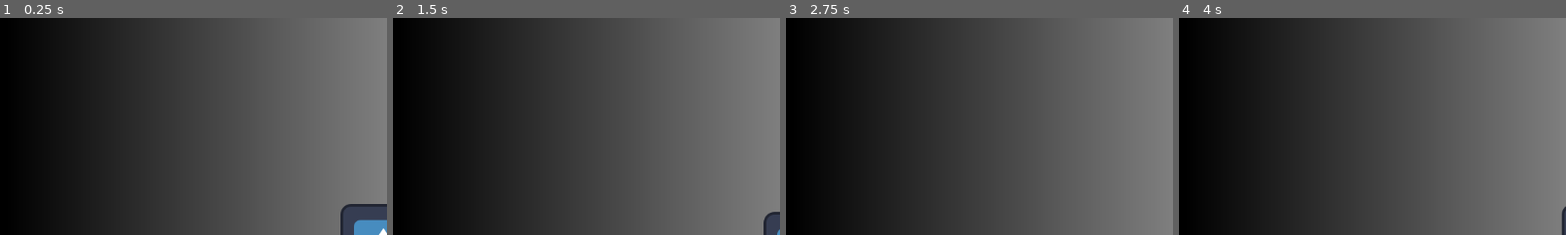
Above: before the commit, frames 1-4 (left to right).
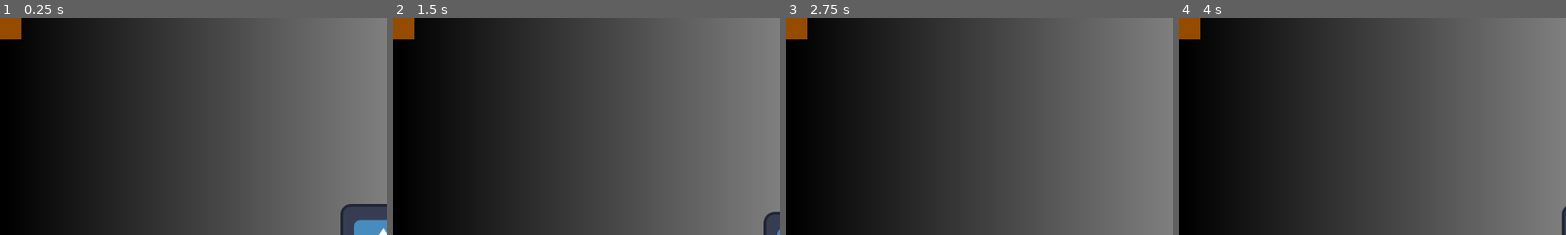
Above: after the commit, the same moments.

Repository: DASchechtman/Mage-Scale-2
Game: Godot game, scene res://Scenes/node_2d.tscn
Same seed, same stepped clock (60 frames per second), same inputs: the game is played once before the commit and once after it. The engine's default icon, where the game draws it, is replaced by a stand-in: a white triangle on a blue panel in a dark square.
Inputs:
- Up to frame 1 (0.25 s): no input
- Up to frame 2 (1.5 s): tap Enter at 0.5 s; hold Right (ui_right) 0.53-1.28 s; hold Down (ui_down) from 1.28 s (still down)
- Up to frame 3 (2.75 s): release Down (ui_down) at 2.03 s; hold Right (ui_right) from 2.03 s (still down)
- Up to frame 4 (4 s): release Right (ui_right) at 2.78 s; hold Up (ui_up) 2.78-3.53 s; hold Left (ui_left) from 3.53 s (still down)
The pictures show only the part of the screen within x 0-50%, y 0-50%; the shares and areas given below are measured in that part.

The runs differ from the first frame. In frame 1, 0.5% of the frame differs, in the area x 0-6%, y 0-10%; in frame 2, 0.5%; in frame 3, 0.5%; in frame 4, 0.5%.

Commit message:
added some doc comments to the code

Diff:
--- a/Scenes/node_2d.tscn
+++ b/Scenes/node_2d.tscn
@@ -1,5 +1,6 @@
-[gd_scene load_steps=5 format=3 uid="uid://b82adxk3x2v5d"]
+[gd_scene load_steps=6 format=3 uid="uid://b82adxk3x2v5d"]
 
+[ext_resource type="Script" path="res://Scripts/Node2D.gd" id="1_1kxvn"]
 [ext_resource type="Script" path="res://Scripts/Player.gd" id="2_2fy1k"]
 [ext_resource type="Texture2D" uid="uid://xf1pdwawtcbs" path="res://Assets/Images/icon.svg" id="2_bcy4n"]
 
@@ -9,6 +10,7 @@
 gradient = SubResource("Gradient_gegks")
 
 [node name="Node" type="Node"]
+script = ExtResource("1_1kxvn")
 
 [node name="TextureRect" type="TextureRect" parent="."]
 anchors_preset = 15
--- a/Scripts/Node2D.gd
+++ b/Scripts/Node2D.gd
@@ -1,9 +1,13 @@
-extends Node2D
+extends Node
 
-var secs: float = 0
-var x: Callable = func (y: int) -> int:
-	return y + 1
+var __child_nodes: Array[Callable] = []
 
 # Called when the node enters the scene tree for the first time.
 func _ready():
-	pass
+	for i in __child_nodes:
+		add_child(i.call())
+
+## Param -> obj: Callable() -> Node
+## Return -> void
+func AddChild(obj: Callable):
+	__child_nodes.append(obj)
--- a/Scripts/Player.gd
+++ b/Scripts/Player.gd
@@ -9,9 +9,10 @@
 # Called when the node enters the scene tree for the first time.
 func _ready():
 
-	_projectile.position = Vector2.ZERO
-	get_parent().add_child(_projectile)
-	pass # Replace with function body.
+	var Func := func():
+		_projectile.position = Vector2.ZERO
+		return _projectile
+	get_parent().AddChild(Func)
 
 func _init():
 	pass
